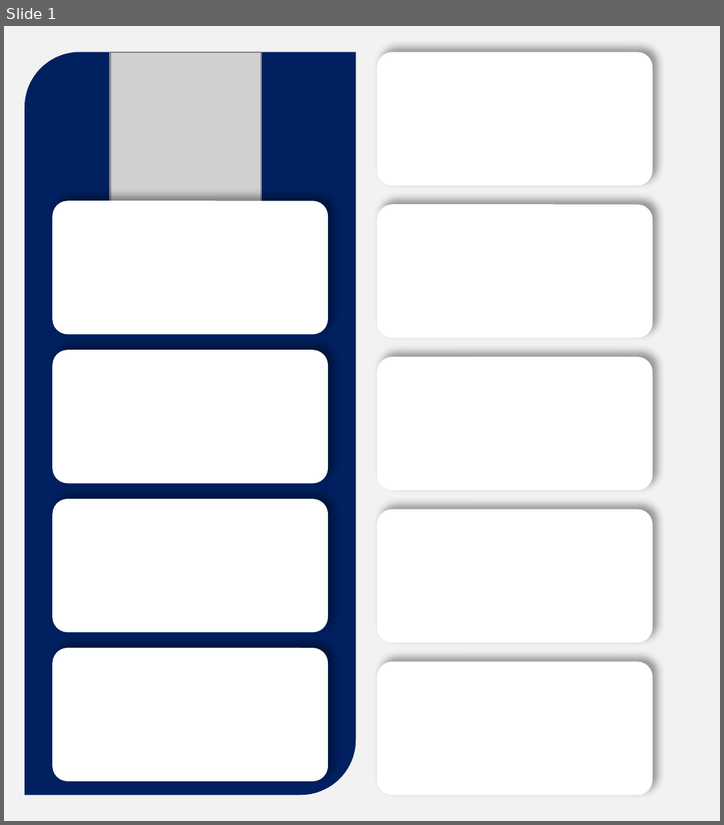
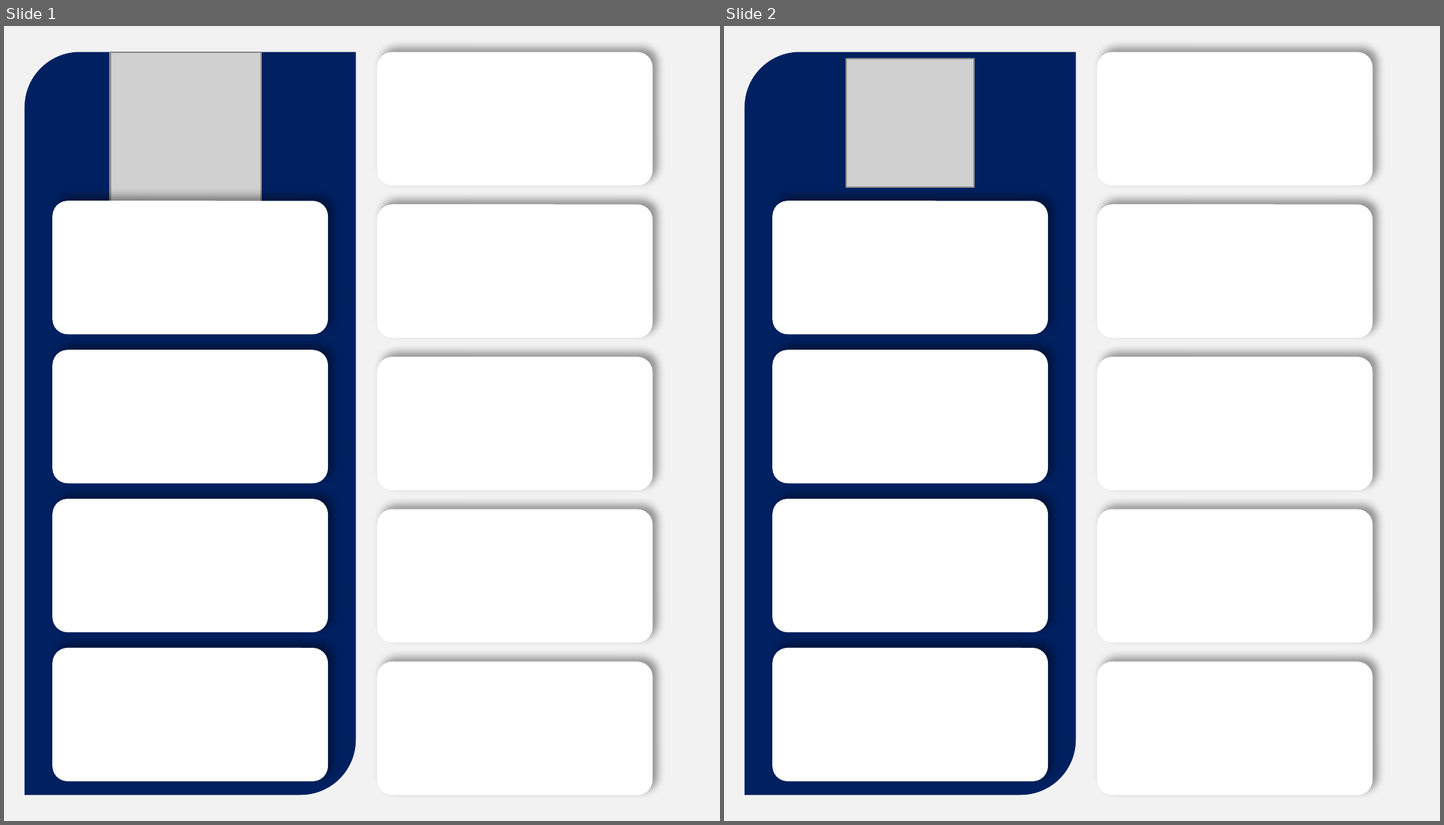
Before and after one commit to MohammadGhanaym/Data-Analysis-Projects, a slide deck: Addressing HR Workforce Challenges/Background/Employee Tooltip.pptx. Shown side by side, each under a label of ours: slide 1 before the commit, slides 1 and 2 after it. The pictures are 724x825 and 1444x825 pixels, drawn with LibreOffice and Linux fonts; fonts in the diff are those of the drawing; grey boxes stand for pictures. Boxes give left, top, right and bottom in pixels: in the first picture for what was removed or moved away, otherwise in the second. Text is boxed around its words. In the diff, an @@ line names an element or a change of style, - is before the commit and + after.

```diff
--- a/Addressing HR Workforce Challenges/Background/Employee Tooltip.pptx
+++ b/Addressing HR Workforce Challenges/Background/Employee Tooltip.pptx
@@ slide 2 added at <box>724,26,1440,821</box>, background #FFFFFF @@
@@ rounded rectangle added at <box>724,26,1440,821</box>, fill #F2F2F2 @@
@@ round diag rect added at <box>744,52,1075,795</box>, fill #002060 @@
@@ picture added at <box>846,59,974,188</box> @@
@@ rounded rectangle added at <box>1096,52,1371,185</box>, fill #FFFFFF @@
@@ rounded rectangle added at <box>773,201,1048,334</box>, fill #FFFFFF @@
@@ rounded rectangle added at <box>1096,204,1371,337</box>, fill #FFFFFF @@
@@ rounded rectangle added at <box>773,350,1048,483</box>, fill #FFFFFF @@
@@ rounded rectangle added at <box>1096,357,1371,490</box>, fill #FFFFFF @@
@@ rounded rectangle added at <box>773,499,1048,632</box>, fill #FFFFFF @@
@@ rounded rectangle added at <box>1096,510,1371,642</box>, fill #FFFFFF @@
@@ rounded rectangle added at <box>773,647,1048,780</box>, fill #FFFFFF @@
@@ rounded rectangle added at <box>1096,661,1371,794</box>, fill #FFFFFF @@
```
Also in this commit, not shown: 10 other files.
